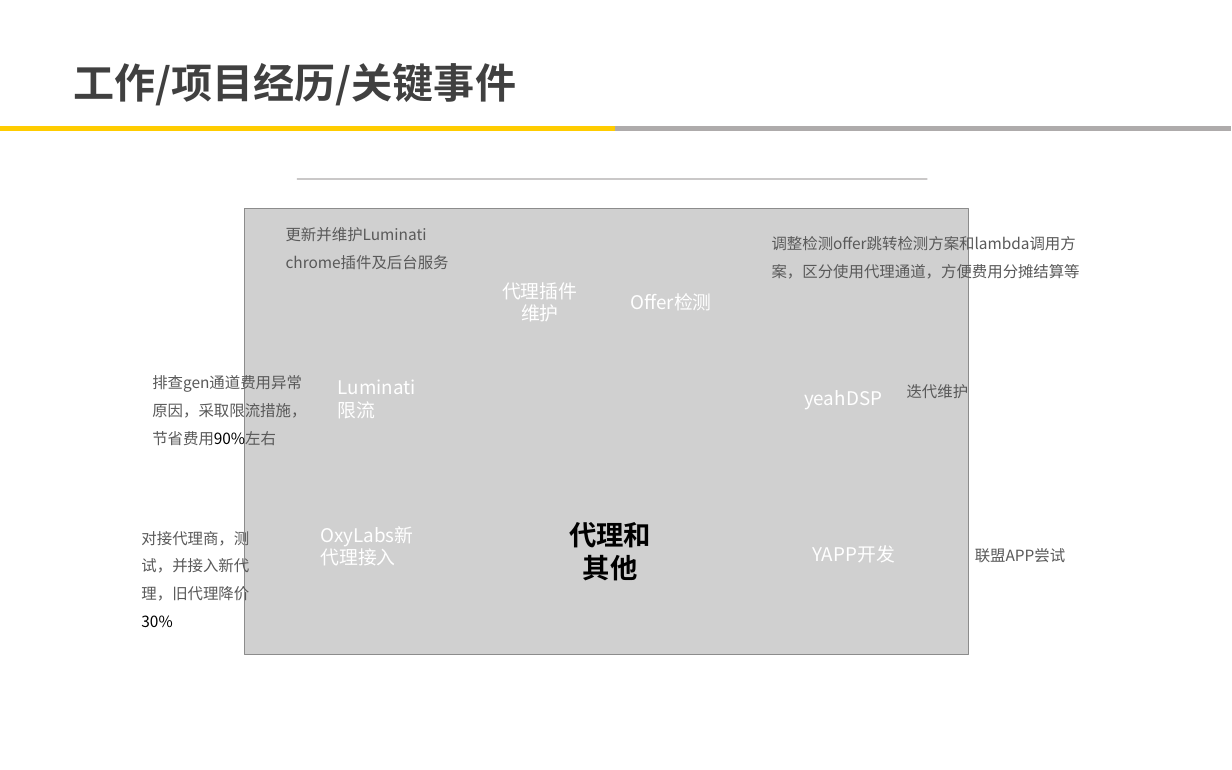
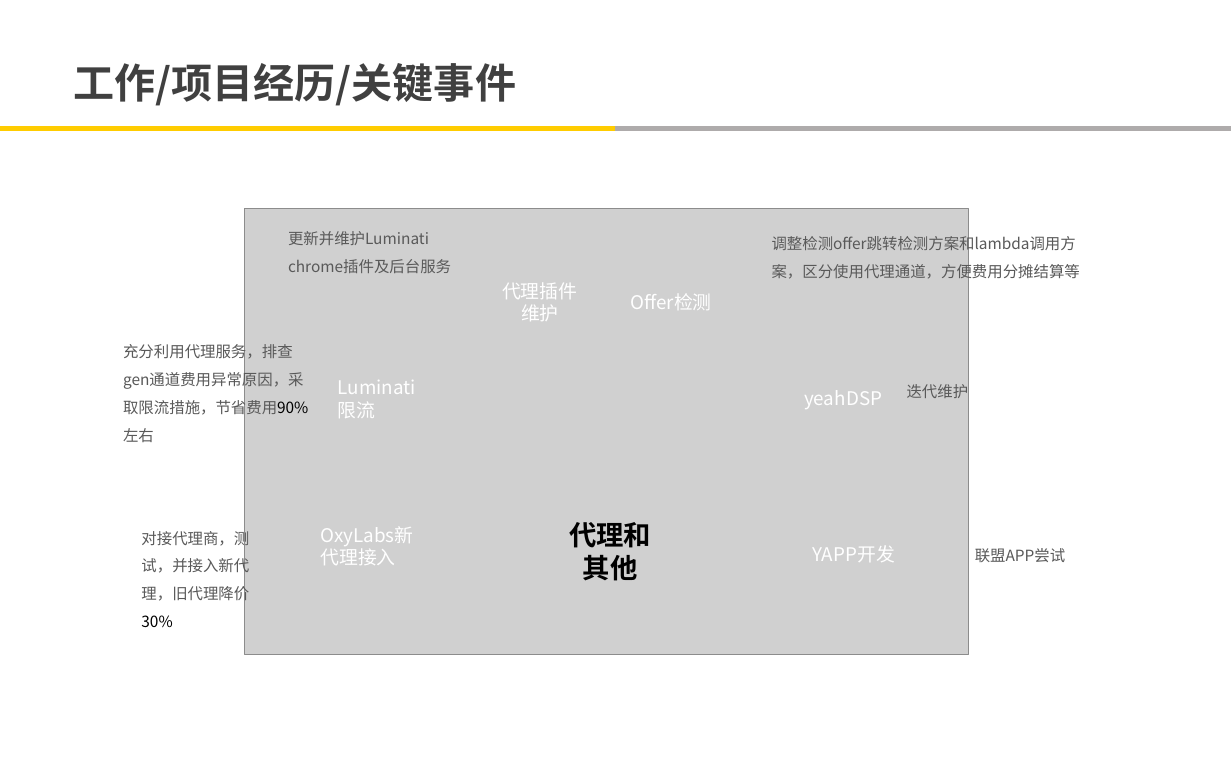
Before and after one commit to yian529/elaine, a slide deck: slide 6 of 申请/马爱莲-广告平台BU-国际业务部-产品技术组-申请职级T5.pptx. Drawn at 1232x770 pixels with LibreOffice and Linux fonts; fonts in the diff are those of the drawing; grey boxes stand for pictures; background and template pictures are left out. Boxes give left, top, right and bottom in pixels: in the first picture for what was removed or moved away, otherwise in the second. Text is boxed around its words. In the diff, an @@ line names an element or a change of style, - is before the commit and + after.

```diff
--- a/申请/马爱莲-广告平台BU-国际业务部-产品技术组-申请职级T5.pptx
+++ b/申请/马爱莲-广告平台BU-国际业务部-产品技术组-申请职级T5.pptx
@@ line removed from (297, 179) to (928, 179) @@
@@ text "更新并维护Luminati chrome插件及后台服务": place and size @@
-text "更新并维护Luminati chrome插件及后台服务" at (286, 227, 449, 269)
+text "更新并维护Luminati chrome插件及后台服务" at (288, 231, 451, 273)
@@ text at (123, 342, 308, 442): text changed @@
-排查gen通道费用异常原因，采取限流措施，节省费用90%左右
+充分利用代理服务，排查gen通道费用异常原因，采取限流措施，节省费用90%左右
```
Also in this commit, not shown: 3 other slides changed, 12 other files.
